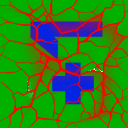
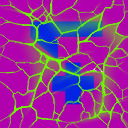
Layer changes from the first w=128, h=128 image to the second:
painted on "crack_8.png" over [0, 0, 128, 128]
painted on "Background copy" over [0, 0, 128, 128]